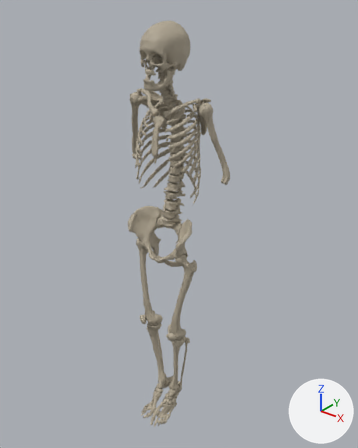
A saved change to the glTF model public/bodyexposure/vhf_denver_ct_adult_female.skeletal.LOD3.glb.
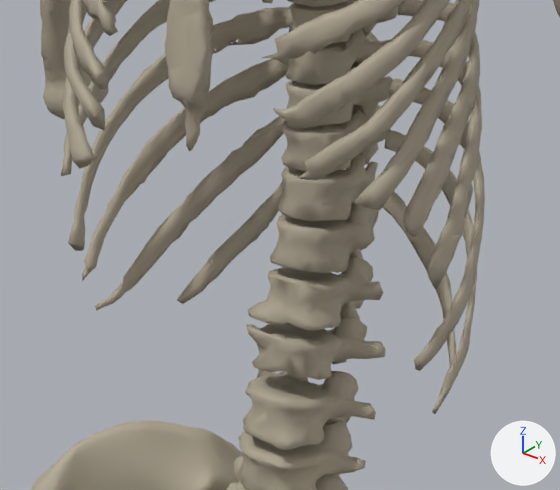
Each version is shown whole from a 50 mm lens placed at (1.129, -1.327, 1.824), pointed at (0.022, 0.056, 0.966), then close up on the part from 35% to 59% of the width and 31% to 48% of the height. Arrows for +X, +Y and +Z are at lower right; the lights stay in place. The first two pictures are the older version. Where no turn or scale is listed for an object, it has been applied to the vertices.
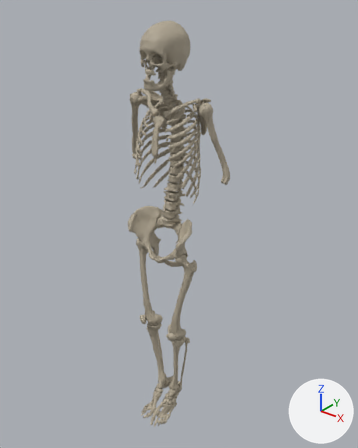
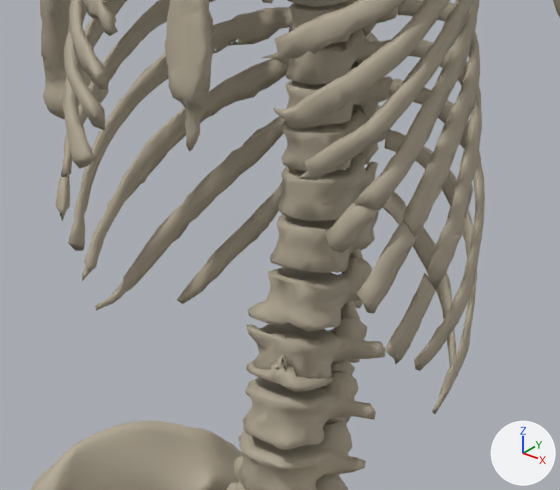
Where the newer file only moved an object's origin or applied its transform, the numbers keep the older frame.

What changed in the scene script:
```text
Change me_mesh_37:
    used by ob_mesh_37; location = (0.0255, 0.0947, 1.0989)
    remove me_mesh_37.from_pydata(...)  # 202 vertices, 416 faces; spans x 0.029..0.122, y -0.17..-0.016, z 0.151..0.266
    add me_mesh_37.from_pydata(...)  # 231 vertices, 482 faces; spans x 0.029..0.122, y -0.17..-0.016, z 0.112..0.266
    me_mesh_37 part 1: a new loose piece of 39 vertices spanning x 0.083..0.108, y -0.167..-0.146, z 0.112..0.14, in mat_pan_bone (beige #b1a793)
    other edits to the shape of me_mesh_37 do not show in these pictures
Change me_mesh_39:
    used by ob_mesh_39; location = (0.024, 0.101, 1.08)
    remove me_mesh_39.from_pydata(...)  # 174 vertices, 376 faces; spans x 0.0299..0.122, y -0.1629..-0.0235, z 0.1551..0.2617
    add me_mesh_39.from_pydata(...)  # 221 vertices, 470 faces; spans x 0.0299..0.122, y -0.1629..-0.0235, z 0.0965..0.2617
    me_mesh_39 part 2: a new loose piece of 45 vertices spanning x 0.1006..0.1216, y -0.1629..-0.1341, z 0.0965..0.1468, in mat_pan_bone (beige #b1a793)
    other edits to the shape of me_mesh_39 do not show in these pictures
Change me_mesh_40:
    used by ob_mesh_40; location = (-0.1398, 0.1031, 1.0658)
    remove me_mesh_40.from_pydata(...)  # 222 vertices, 456 faces; spans x 0.0255..0.125, y -0.1651..-0.0215, z 0.1472..0.2695
    add me_mesh_40.from_pydata(...)  # 246 vertices, 504 faces; spans x 0.0255..0.125, y -0.1651..-0.0215, z 0.1112..0.2696
    me_mesh_40 part 3: a new loose piece of 28 vertices spanning x 0.0316..0.0461, y -0.164..-0.1427, z 0.1112..0.1362, in mat_pan_bone (beige #b1a793)
    other edits to the shape of me_mesh_40 do not show in these pictures
Change me_mesh_41:
    used by ob_mesh_41; location = (0.025, 0.1126, 1.0565)
    remove me_mesh_41.from_pydata(...)  # 175 vertices, 346 faces; spans x 0.0283..0.123, y -0.1517..-0.0345, z 0.1612..0.2555
    add me_mesh_41.from_pydata(...)  # 216 vertices, 424 faces; spans x 0.0283..0.123, y -0.1593..-0.0345, z 0.0851..0.2555
    me_mesh_41 part 4: a new loose piece of 44 vertices spanning x 0.1037..0.1219, y -0.1593..-0.1289, z 0.0851..0.1363, in mat_pan_bone (beige #b1a793)
    other edits to the shape of me_mesh_41 do not show in these pictures
Change me_mesh_68:
    used by ob_mesh_68; location = (-0.0597, 0.1343, 0.9185)
    remove me_mesh_68.from_pydata(...)  # 337 vertices, 674 faces; spans x 0.0377..0.1133, y -0.1364..-0.0501, z 0.183..0.2342
    add me_mesh_68.from_pydata(...)  # 502 vertices, 1040 faces; spans x 0.0377..0.1133, y -0.1402..-0.0501, z 0.1432..0.2342
    me_mesh_68 part 5: a new loose piece of 122 vertices spanning x 0.0469..0.1008, y -0.1402..-0.1016, z 0.1644..0.1873, in mat_pan_bone (beige #b1a793)
    me_mesh_68 part 6: a new loose piece of 87 vertices spanning x 0.0547..0.0922, y -0.0936..-0.0525, z 0.1432..0.1703, in mat_pan_bone (beige #b1a793)
    me_mesh_68 part 7: 2 vertices moved from x 0.0855..0.0905, y -0.0756..-0.0693, z 0.1871..0.2255 to x 0.0822..0.0911, y -0.0759..-0.0703, z 0.1869..0.2268; 91 vertices removed from x 0.0401..0.1006, y -0.1281..-0.0514, z 0.1837..0.2329; 47 vertices added at x 0.0415..0.1, y -0.1274..-0.0514, z 0.1835..0.2322
```

Pixel boxes [x1, y1, x2, y2] of what changed, in the close-ups (560 x 490 px; the box of a moved part takes in the faces that stretch with it):
'Mesh_68', reshaped: before [248, 257, 383, 330]; after [246, 258, 372, 392]
'Mesh_39', reshaped: before [353, 0, 479, 210]; after [354, 0, 479, 314]
'Mesh_37', reshaped: before [298, 0, 473, 180]; after [298, 0, 473, 253]
'Mesh_41', reshaped: before [398, 0, 480, 237]; after [385, 0, 480, 365]
'Mesh_40', reshaped: before [62, 0, 127, 169]; after [55, 0, 127, 221]
part 1 of me_mesh_37, added (beige): after [325, 202, 376, 253]
part 2 of me_mesh_39, added: after [357, 221, 417, 314]
part 3 of me_mesh_40, added: after [55, 175, 70, 221]
part 4 of me_mesh_41, added (beige): after [385, 273, 435, 365]
part 5 of me_mesh_68, added (beige): after [246, 354, 333, 392]
part 6 of me_mesh_68, added (mostly hidden): after [331, 358, 360, 375]
part 7 of me_mesh_68, moved or reshaped: before [258, 257, 373, 330]; after [258, 258, 372, 331]
